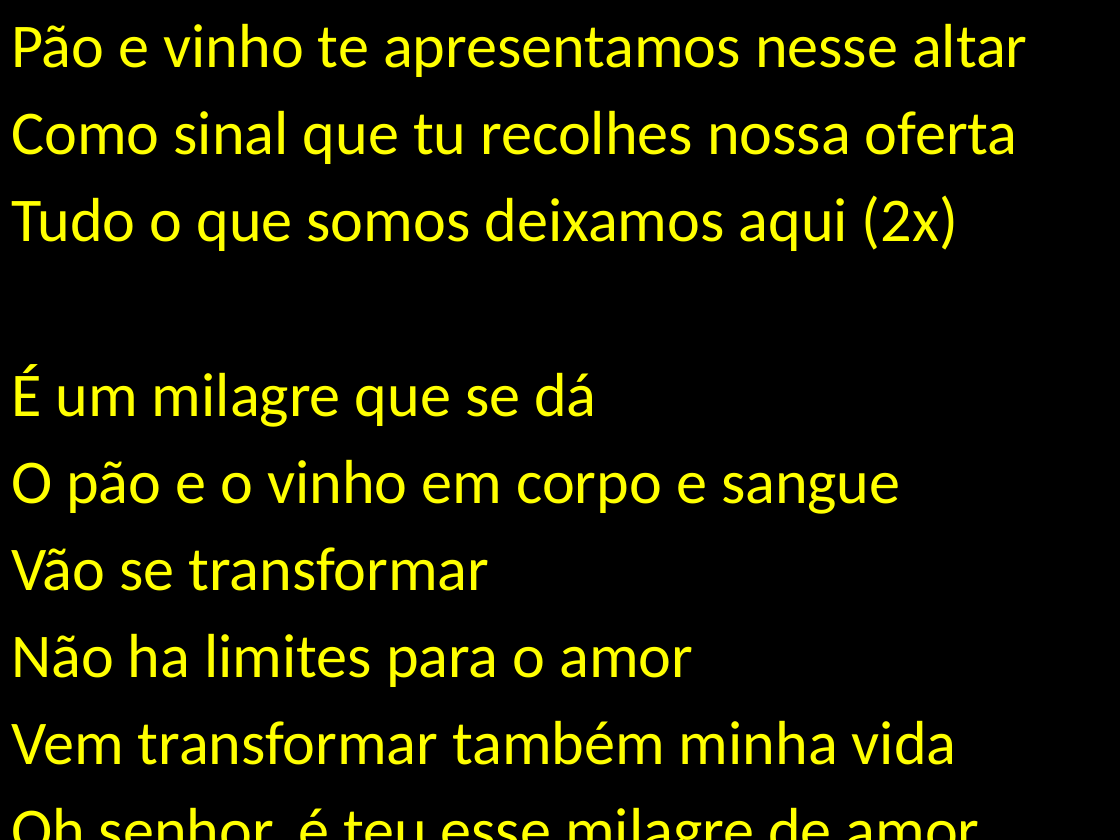
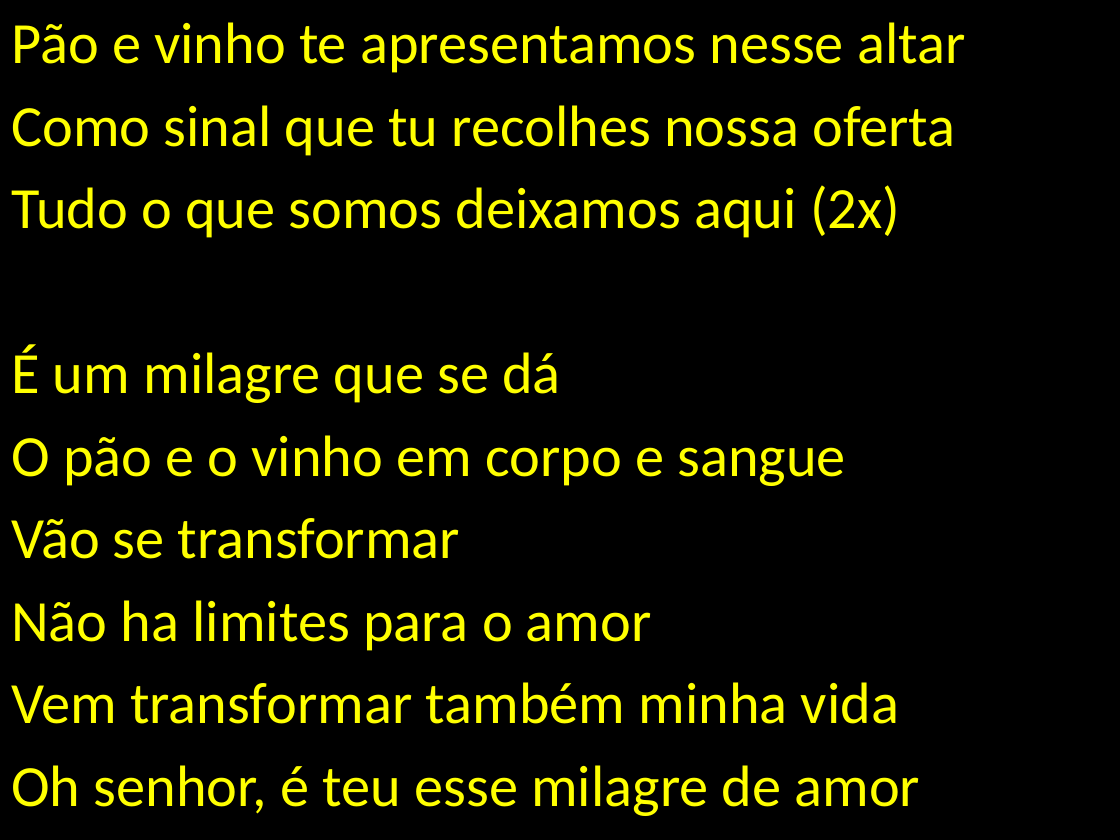
Before and after one commit to martematica/igreja, a slide deck: slide 1 of PÃO E VINHO OFERTORIO.pptx. Drawn at 1120x840 pixels with LibreOffice and Linux fonts; fonts in the diff are those of the drawing. Boxes give left, top, right and bottom in pixels: in the first picture for what was removed or moved away, otherwise in the second. Text is boxed around its words. In the diff, an @@ line names an element or a change of style, - is before the commit and + after.

```diff
--- a/PÃO E VINHO OFERTORIO.pptx
+++ b/PÃO E VINHO OFERTORIO.pptx
@@ subtitle "Pão e vinho te apresentamos ..." at box(0, 0, 1120, 840): size 40 to 37.5 pt @@
```
Also in this commit, not shown: 2 other files.
